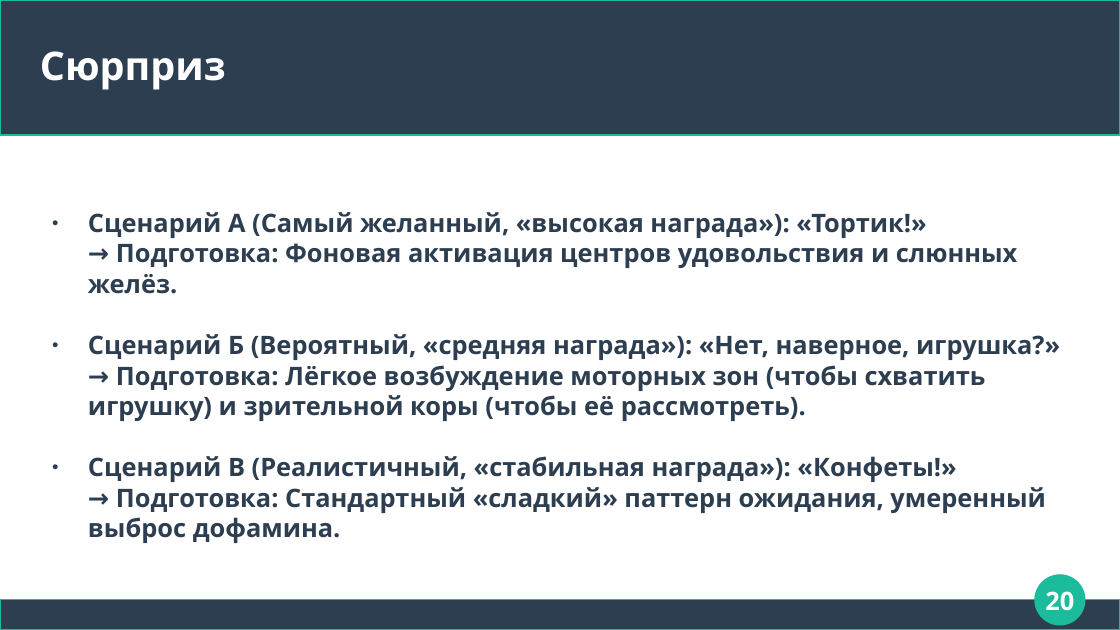
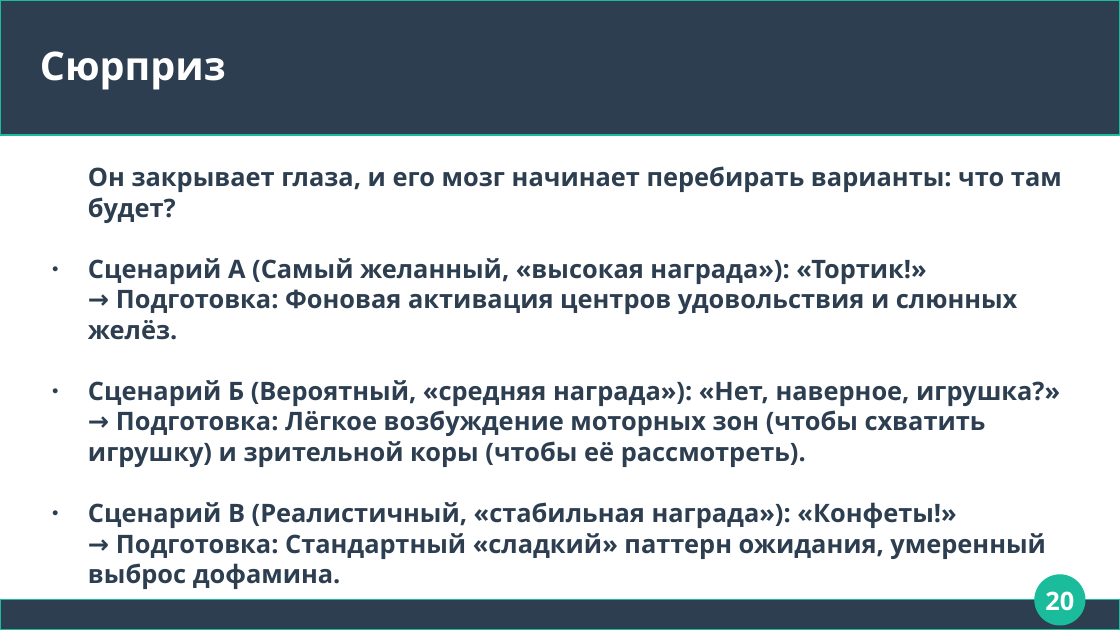
Before and after one commit to Chularev/articles, a slide deck: slide 20 of Psychology/4. аллостаз.odp. Drawn at 1120x630 pixels with LibreOffice and Linux fonts; fonts in the diff are those of the drawing. Boxes give left, top, right and bottom in pixels: in the first picture for what was removed or moved away, otherwise in the second. Text is boxed around its words. In the diff, an @@ line names an element or a change of style, - is before the commit and + after.

Commit message:
Tmp

```diff
--- a/Psychology/4. аллостаз.odp
+++ b/Psychology/4. аллостаз.odp
@@ text at bbox=[88, 166, 1062, 223]: paragraph added @@
+Он закрывает глаза, и его мозг начинает перебирать варианты: что там будет?
```
Also in this commit, not shown: 1 slide added.
